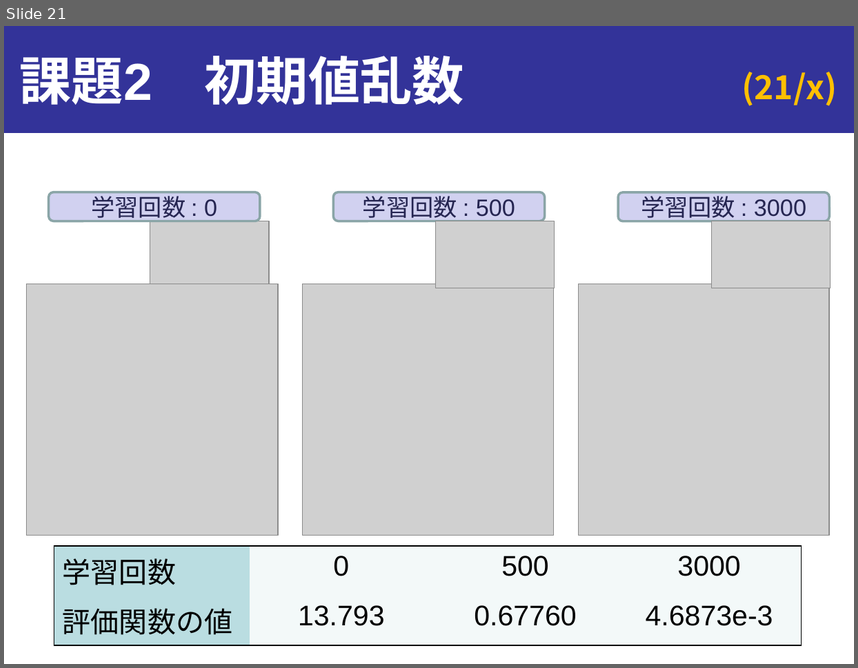
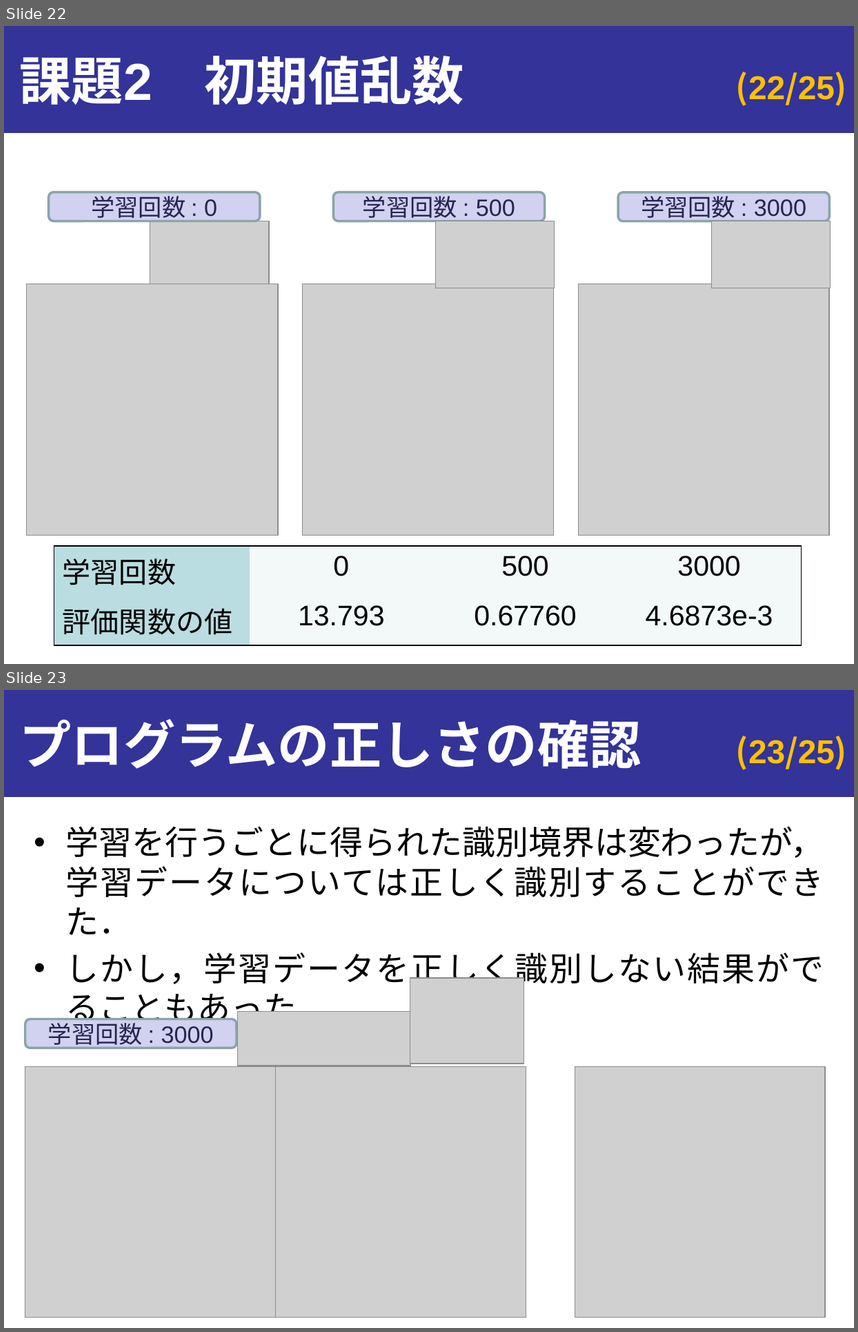
Before and after one commit to onikUone/slides, a slide deck: Junior_ex1.pptx. Shown one above the other, each under a label of ours: slide 21 before the commit, slides 22 and 23 after it. The pictures are 858x668 and 858x1332 pixels, drawn with LibreOffice and Linux fonts; fonts in the diff are those of the drawing; grey boxes stand for pictures. Boxes give left, top, right and bottom in pixels: in the first picture for what was removed or moved away, otherwise in the second. Text is boxed around its words. In the diff, an @@ line names an element or a change of style, - is before the commit and + after.

```diff
--- a/Junior_ex1.pptx
+++ b/Junior_ex1.pptx
@@ slide 23 added at (4,690,854,1328), background #FFFFFF; not listed: 2 template elements that a slide beside it also shows @@
@@ title added at (20,719,642,769), 44 pt, text #FFFFFF, bold @@
+プログラムの正しさの確認
@@ text added at (65,826,824,1028), 28 pt, text #000000 @@
+• 学習を行うごとに得られた識別境界は変わったが，学習データについては正しく識別することができた．
+• しかし，学習データを正しく識別しない結果がでることもあった．
@@ picture added at (410,977,524,1063) @@
@@ rounded rectangle added at (25,1019,237,1048), fill #D1D1F0, outline #8AA6A8 2 pt, 20 pt, text #252551 @@
+学習回数 : 3000
@@ picture added at (238,1012,411,1066) @@
@@ picture added at (25,1067,276,1317) @@
@@ picture added at (276,1067,527,1317) @@
@@ picture added at (575,1067,826,1317) @@
@@ what was slide 21 is now slide 22 @@
@@ page number at (736,72,847,106): text changed; font Noto Sans CJK JP to Arial @@
-(21/x)
+(22/25)
```
Also in this commit, not shown: 9 slides changed, 4 other slides added, 5 slides removed, 12 other files.
